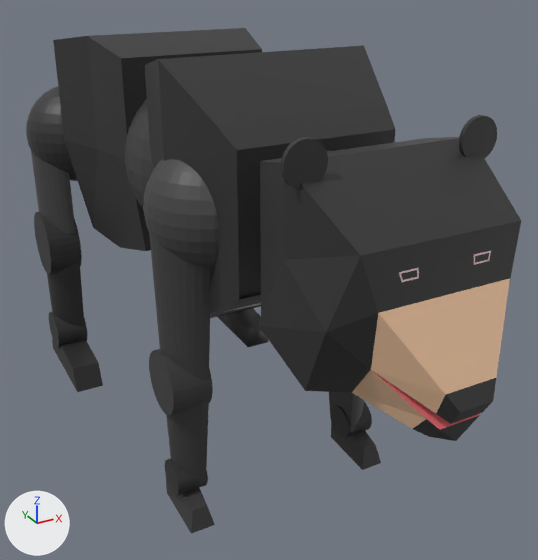
A saved change to the Blender file models/taiwan bear.blend.
The view is the same before and after, from a 50 mm lens placed at (-1.62, -4.45, 1.01), pointed at (0.12, -1.28, -0.57). Arrows for +X, +Y and +Z are at lower left; the lights stay in place.

Names of what the first picture shows: 'Head_C', 'Link_Back_Lower_R', 'Link_Back_Upper_R', 'Link_Front_Lower_R', 'Link_Front_Upper_R', 'Link_UpperBody_C', 'RJoint_Back_Ankle_Z_R', 'RJoint_Back_Lower_Z_R', 'RJoint_Back_Upper_XYZ_R', 'RJoint_Front_Lower_Z_R', 'RJoint_Front_Upper_XYZ_R', 'RJoint_Torso_XYZ_C', 'TaiwanBear'.
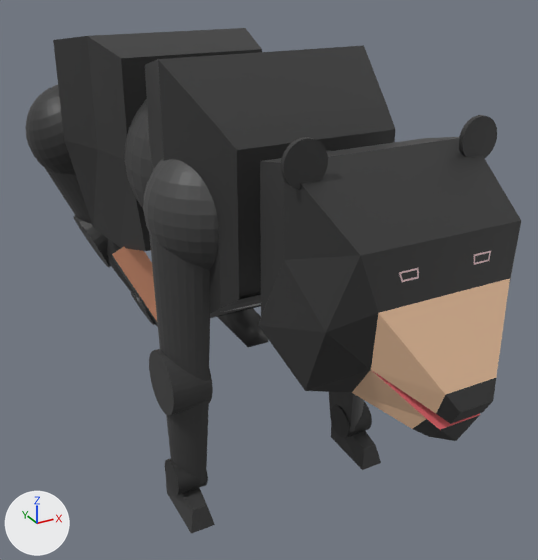
Where the change shows, as pixel boxes [x1, y1, x2, y2] in the pictures (538 x 560 px):
'Link_Back_Foot_R', turned: before [52, 338, 103, 392]; after [112, 247, 158, 327]
'RJoint_Back_Upper_XYZ_R', turned: before [26, 86, 78, 181]; after [26, 85, 76, 175]
'Link_Back_Upper_R', turned: before [31, 151, 76, 234]; after [45, 168, 92, 224]
'RJoint_Back_Lower_Z_R', turned: before [34, 212, 82, 274]; after [73, 215, 111, 267]
'Link_Back_Lower_R', turned: before [47, 262, 85, 327]; after [107, 239, 133, 292]
'RJoint_Back_Ankle_Z_R', turned: before [49, 312, 87, 348]; after [131, 291, 155, 325]

The change in detail:
Object 'RJoint_Back_Ankle_Z_R' (ob_rjoint_back_ankle_z_r) turns from (180, -270, 0) to (270, -222, 90) degrees about x, y and z.
Object 'RJoint_Back_Lower_Z_R' (ob_rjoint_back_lower_z_r) turns from (180, -270, 0) to (270, -212, 90) degrees about x, y and z.
Object 'RJoint_Back_Upper_XYZ_R' (ob_rjoint_back_upper_xyz_r) turns from (-180, 90, -360) to (-180, 65, -360) degrees about x, y and z.
